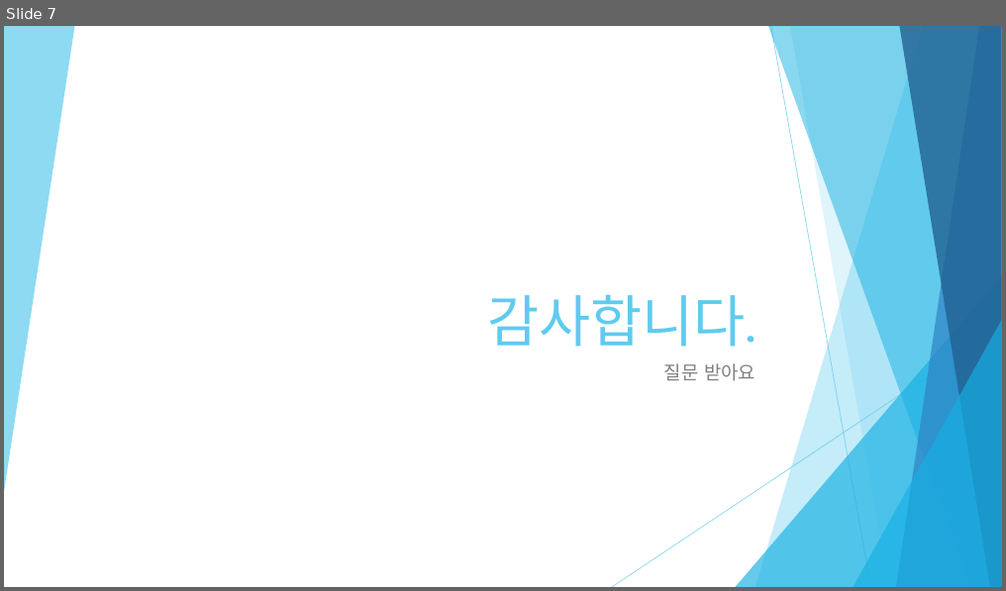
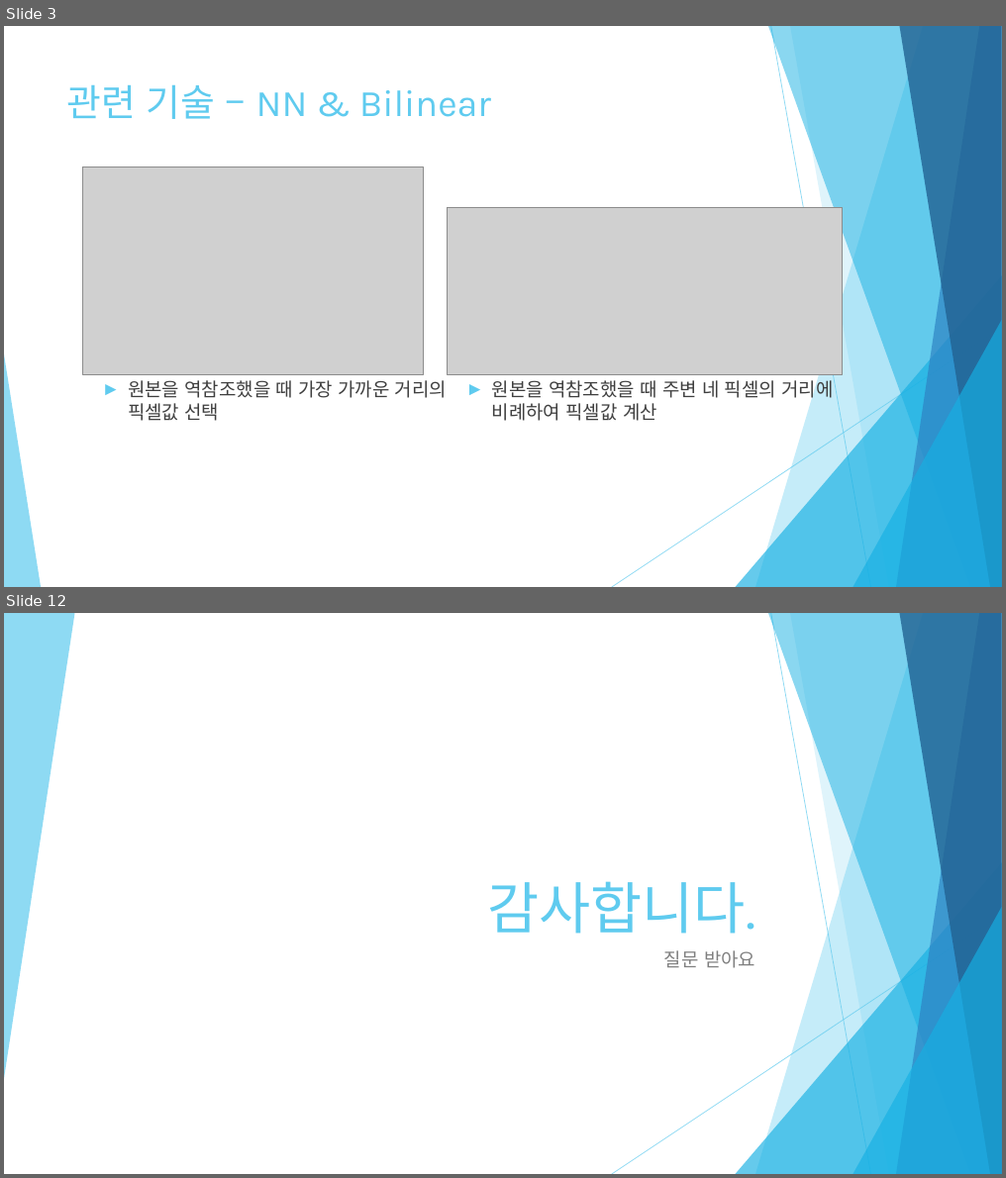
Before and after one commit to Refstop/Digital_Image_Process, a slide deck: term_project/report/DIP_Term_Project.pptx. Shown one above the other, each under a label of ours: slide 7 before the commit, slides 3 and 12 after it; the slides between them are not shown. The pictures are 1006x591 and 1006x1178 pixels, drawn with LibreOffice and Linux fonts; fonts in the diff are those of the drawing; grey boxes stand for pictures. Boxes give left, top, right and bottom in pixels: in the first picture for what was removed or moved away, otherwise in the second. Text is boxed around its words. In the diff, an @@ line names an element or a change of style, - is before the commit and + after.

```diff
--- a/term_project/report/DIP_Term_Project.pptx
+++ b/term_project/report/DIP_Term_Project.pptx
@@ slide 3 added at (4,26,1002,587), background #FFFFFF; not listed: 9 template elements that a slide beside it also shows @@
@@ title added at (67,85,491,119), 36 pt, text #5FCBEF @@
+관련 기술 – NN & Bilinear
@@ picture added at (82,167,423,374) @@
@@ picture added at (448,208,843,374) @@
@@ triangle added at (4,355,41,587), fill #5FCBEF at 70% opacity @@
@@ text added at (128,380,447,421), 18 pt, text #3F3F3F @@
+► 원본을 역참조했을 때 가장 가까운 거리의 픽셀값 선택
@@ text added at (492,380,833,421), 18 pt, text #3F3F3F @@
+► 원본을 역참조했을 때 주변 네 픽셀의 거리에 비례하여 픽셀값 계산
@@ what was slide 7 is now slide 12 @@
```
Also in this commit, not shown: 2 slides changed, 8 other slides added, 4 slides removed, 19 other files.
